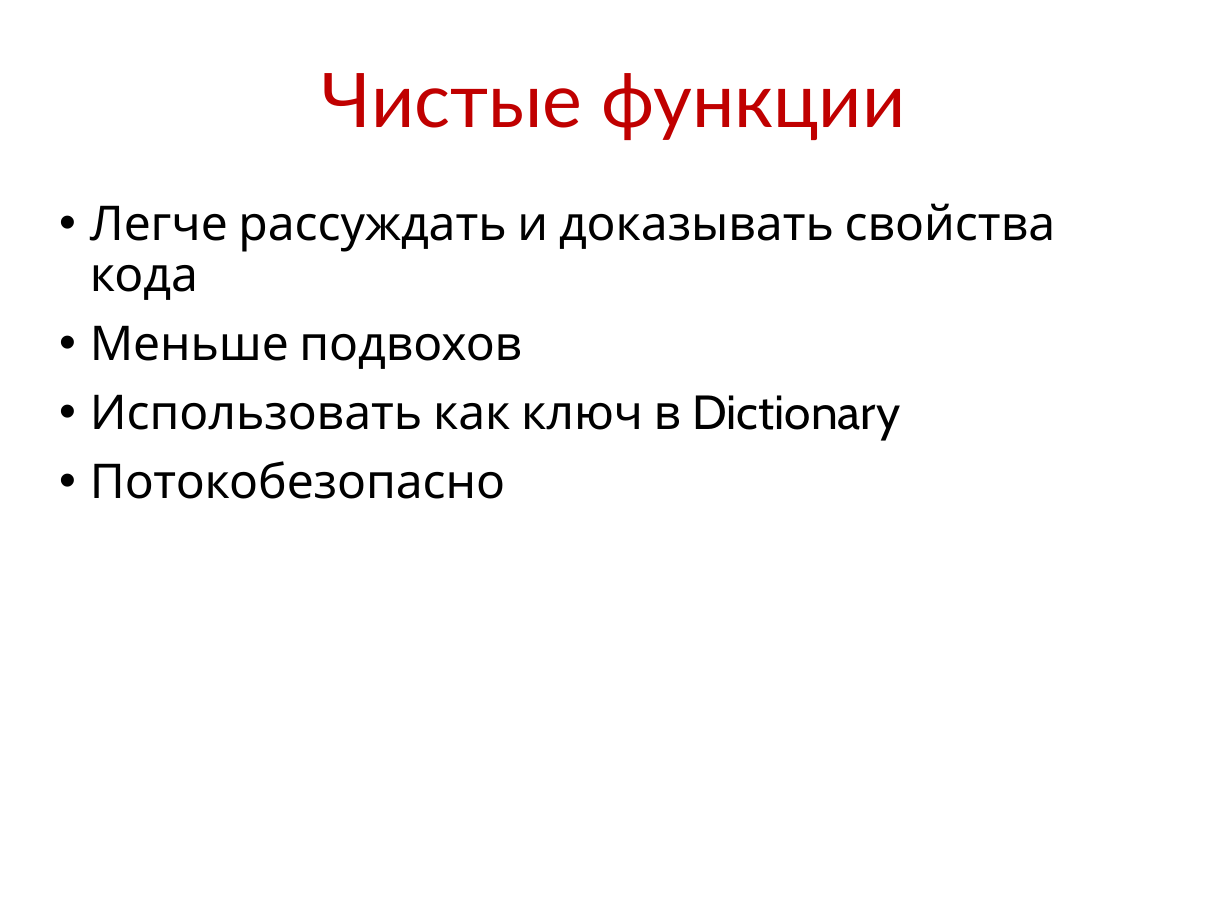
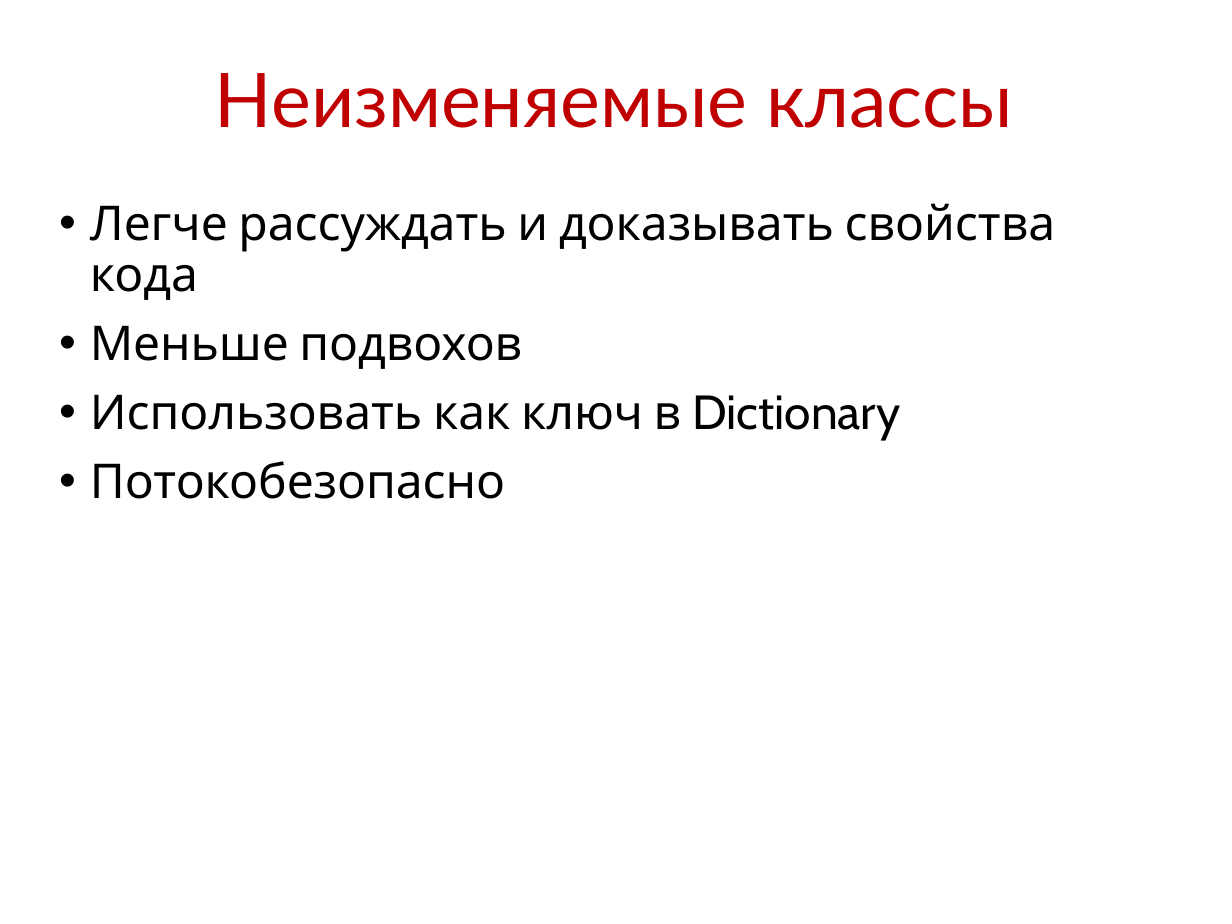
Before and after one commit to kontur-courses/fp, a slide deck: slide 6 of fp2.pptx. Drawn at 1232x924 pixels with LibreOffice and Linux fonts; fonts in the diff are those of the drawing. Boxes give left, top, right and bottom in pixels: in the first picture for what was removed or moved away, otherwise in the second. Text is boxed around its words. In the diff, an @@ line names an element or a change of style, - is before the commit and + after.

Commit message:
fix

```diff
--- a/fp2.pptx
+++ b/fp2.pptx
@@ title at [215, 73, 1013, 128]: text changed @@
-Чистые функции
+Неизменяемые классы
```
